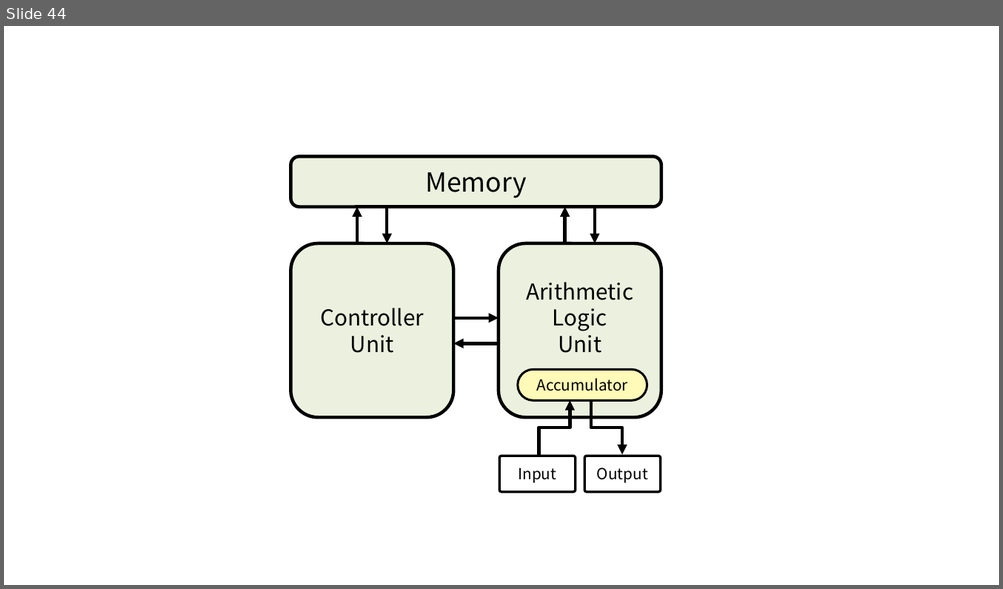
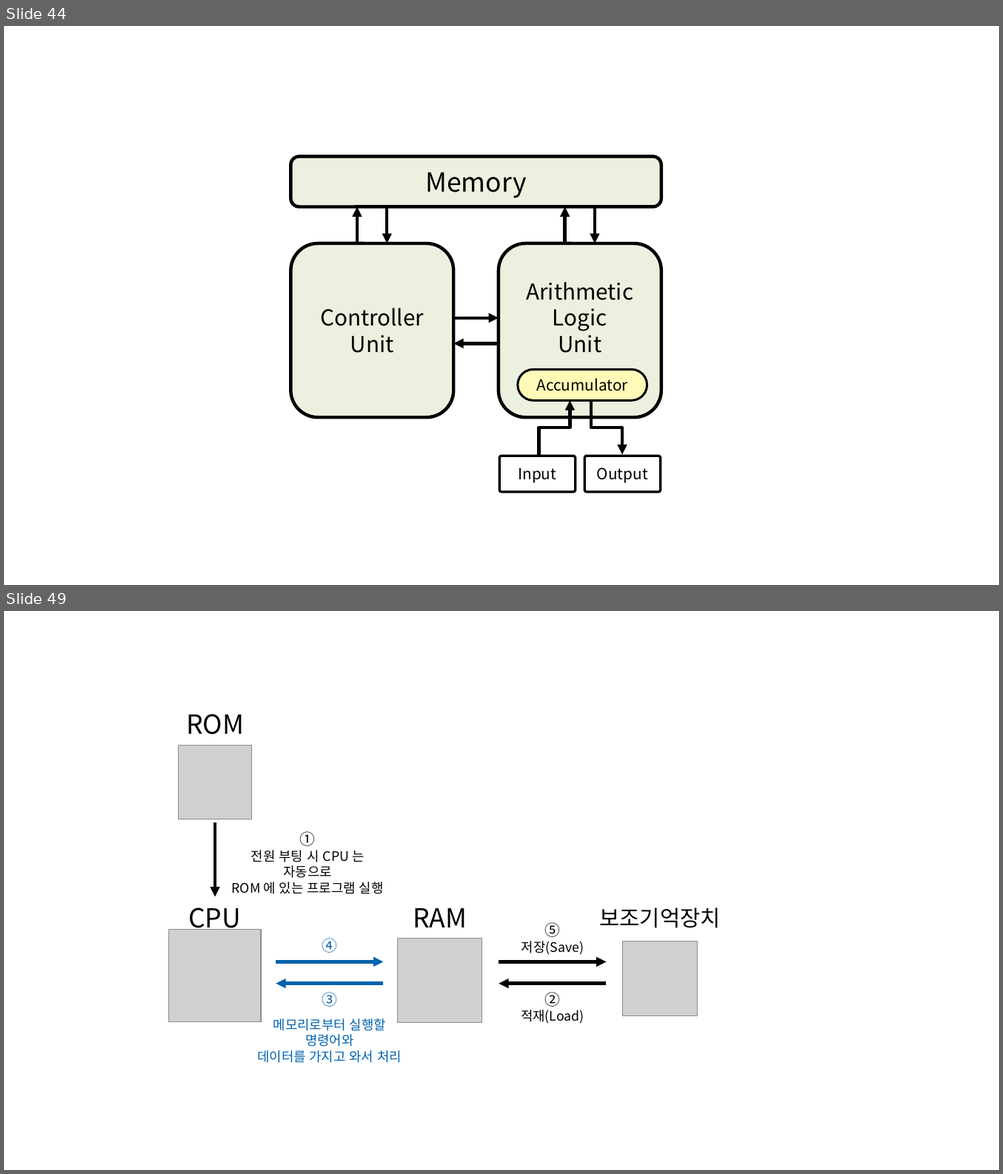
Before and after one commit to momo1108/blog, a slide deck: assets/etc/이미지제작용.pptx. Shown one above the other, each under a label of ours: slide 44 before the commit, slides 44 and 49 after it; the slides between them are not shown. The pictures are 1003x589 and 1003x1174 pixels, drawn with LibreOffice and Linux fonts; fonts in the diff are those of the drawing; grey boxes stand for pictures. Boxes give left, top, right and bottom in pixels: in the first picture for what was removed or moved away, otherwise in the second. Text is boxed around its words. In the diff, an @@ line names an element or a change of style, - is before the commit and + after.

```diff
--- a/assets/etc/이미지제작용.pptx
+++ b/assets/etc/이미지제작용.pptx
@@ slide 49 added at <box>4,611,999,1170</box>, background #FFFFFF @@
@@ text added at <box>186,714,244,735</box>, 24 pt, text #000000 @@
+ROM
@@ picture added at <box>179,745,252,819</box> @@
@@ arrow added from (215, 823) to (215, 897), #000000 3 pt @@
@@ text added at <box>232,832,384,894</box>, 12 pt, text #000000 @@
+①
+전원 부팅 시 CPU 는 자동으로
+ROM 에 있는 프로그램 실행
@@ text added at <box>188,908,241,935</box>, 24 pt, text #000000 @@
+CPU
@@ text added at <box>412,908,466,928</box>, 24 pt, text #000000 @@
+RAM
@@ text added at <box>599,908,720,928</box>, 20 pt, text #000000 @@
+보조기억장치
@@ picture added at <box>168,930,261,1022</box> @@
@@ text added at <box>321,938,337,953</box>, 14 pt, text #0062AC @@
+④
@@ picture added at <box>398,939,482,1023</box> @@
@@ text added at <box>521,923,583,955</box>, 12 pt, text #000000 @@
+⑤
+저장(Save)
@@ picture added at <box>623,942,697,1016</box> @@
@@ arrow added from (276, 963) to (383, 963), #0062AC 3 pt @@
@@ arrow added from (499, 963) to (606, 963), #000000 3 pt @@
@@ arrow added from (383, 983) to (276, 983), #0062AC 3 pt @@
@@ arrow added from (606, 983) to (499, 983), #000000 3 pt @@
@@ text added at <box>321,992,337,1007</box>, 14 pt, text #0062AC @@
+③
@@ text added at <box>521,992,584,1024</box>, 12 pt, text #000000 @@
+②
+적재(Load)
@@ text added at <box>257,1019,401,1063</box>, 12 pt, text #0062AC @@
+메모리로부터 실행할 명령어와
+데이터를 가지고 와서 처리
```
Also in this commit, not shown: 1 slide changed, 3 other slides added, 5 other files.
